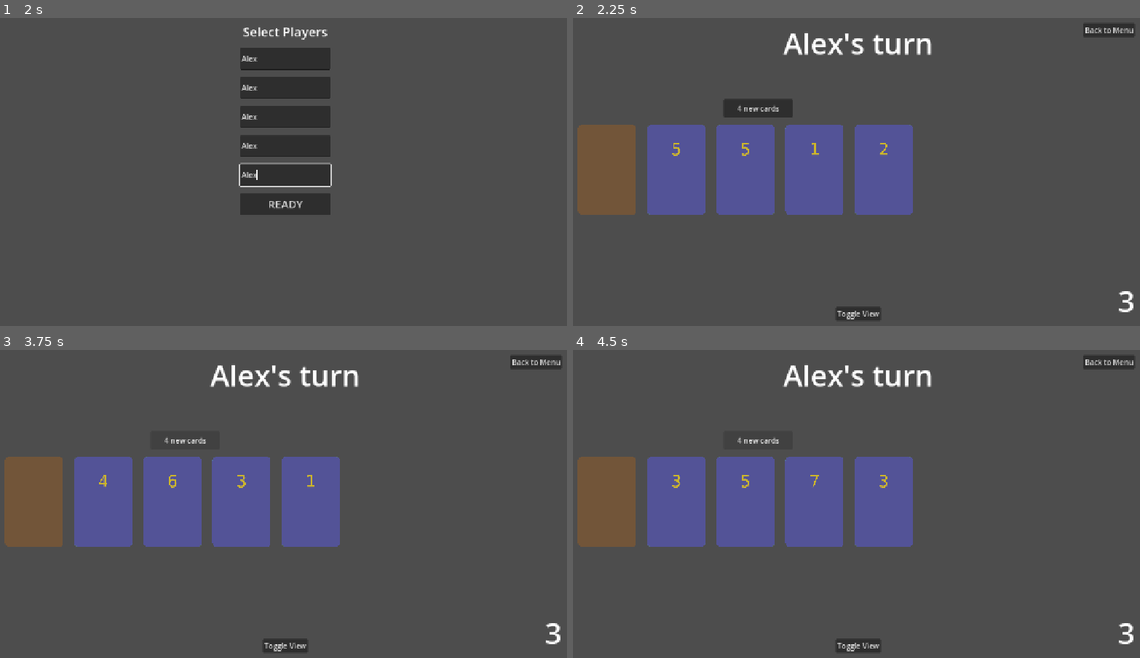
Above: before the commit, frames 1-4 (two rows, left to right).
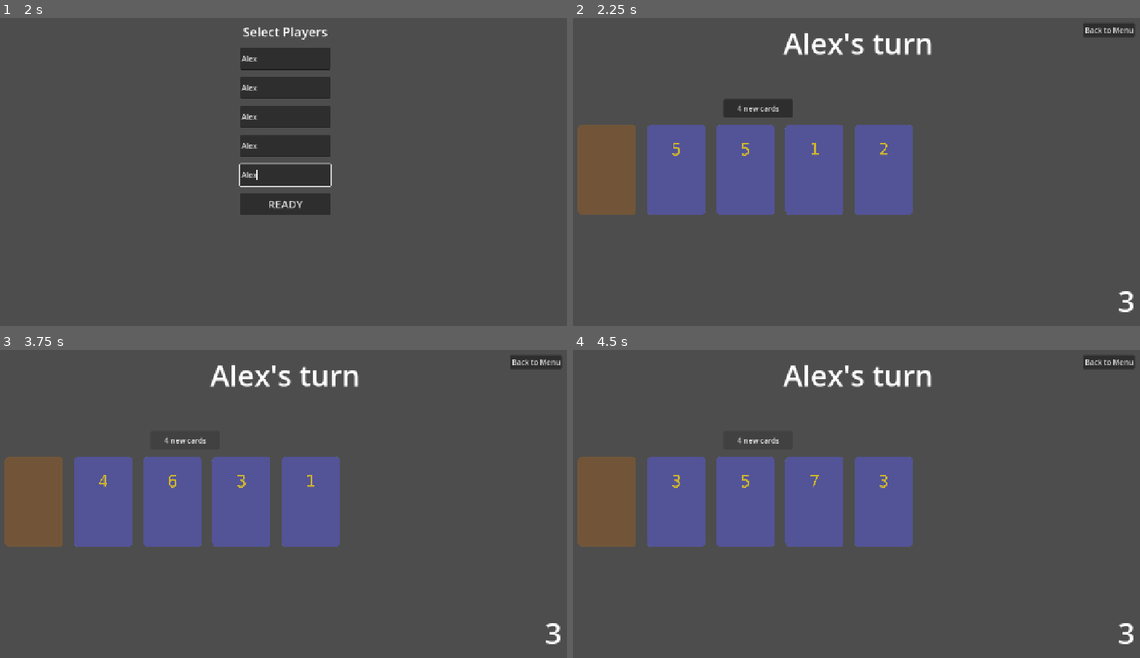
Above: after the commit, the same moments.

Repository: vbackeberg/game1
Game: Godot game, scene res://src/main.tscn
The game is run twice, just before and just after one commit, with the same random seed, the same clock (stepped at 60 frames per second) and the same inputs.
Inputs (mouse positions are in pixels of both pictures, inside the frame that each line leads up to):
- Up to frame 1 (2 s): click (283, 58) at 0.52 s; type "Alex" at 0.6 s; click (283, 88) at 0.75 s; type "Alex" at 0.83 s; click (283, 116) at 0.98 s; type "Alex" at 1.07 s; click (283, 147) at 1.27 s; type "Alex" at 1.35 s; click (283, 175) at 1.5 s; type "Alex" at 1.58 s
- Up to frame 2 (2.25 s): click "READY" at 2 s
- Up to frame 3 (3.75 s): click (283, 645) at 2.75 s, where only the run before the commit has a clickable "Toggle View"; click "4 new cards" at 3.5 s
- Up to frame 4 (4.5 s): click "4 new cards" at 4.25 s

Frame 1 is identical in both runs. In frame 2, 0.3% of the frame differs, in the area x 46-55%, y 94-99%; in frame 3, 0.3%; in frame 4, 0.3%.
Error in both runs: Trying to return value of type "Node2D" from a function whose return type is "CardCharacter". (res://src/game/game_manager.gd:38)

Commit message:
remove toggle view

Diff:
--- a/src/game/game_scene.gd
+++ b/src/game/game_scene.gd
@@ -24,16 +24,6 @@
 	for player in players:
 		player.discard_started.connect(_on_discard_started.bind())
 		player.discard_finished.connect(_on_discard_finished.bind())
-
-
-func _input(event):
-	if event.is_action_pressed("ui_accept"): # Space bar
-		toggle_view()
-
-func toggle_view():
-	var tween = create_tween().set_trans(Tween.TRANS_CUBIC)
-	tween.set_parallel(true) # Run all animations simultaneously
-	tween.tween_property($Camera2D, "global_position", Vector2(0, 300), 0.5)
 
 
 # Called every frame. 'delta' is the elapsed time since the previous frame.
--- a/src/game/game_scene.tscn
+++ b/src/game/game_scene.tscn
@@ -78,12 +78,6 @@
 offset_right = 8.0
 offset_bottom = 8.0
 
-[node name="ToggleViewButton" type="Button" parent="MainOverlay" unique_id=550081648]
-layout_mode = 2
-size_flags_horizontal = 4
-size_flags_vertical = 8
-text = "Toggle View"
-
 [node name="Canvas" type="Node2D" parent="." unique_id=1492304921]
 
 [node name="Camera2D" type="Camera2D" parent="Canvas" unique_id=340020315]
@@ -97,4 +91,3 @@
 [connection signal="pressed" from="MainOverlay/StopGameButton" to="." method="_on_stop_game_button_pressed"]
 [connection signal="pressed" from="MainOverlay/WinOverlay/NewGameButton" to="." method="_on_new_game_button_pressed"]
 [connection signal="pressed" from="MainOverlay/WinOverlay/MainMenuButton" to="." method="_on_main_menu_button_pressed"]
-[connection signal="pressed" from="MainOverlay/ToggleViewButton" to="." method="toggle_view"]
